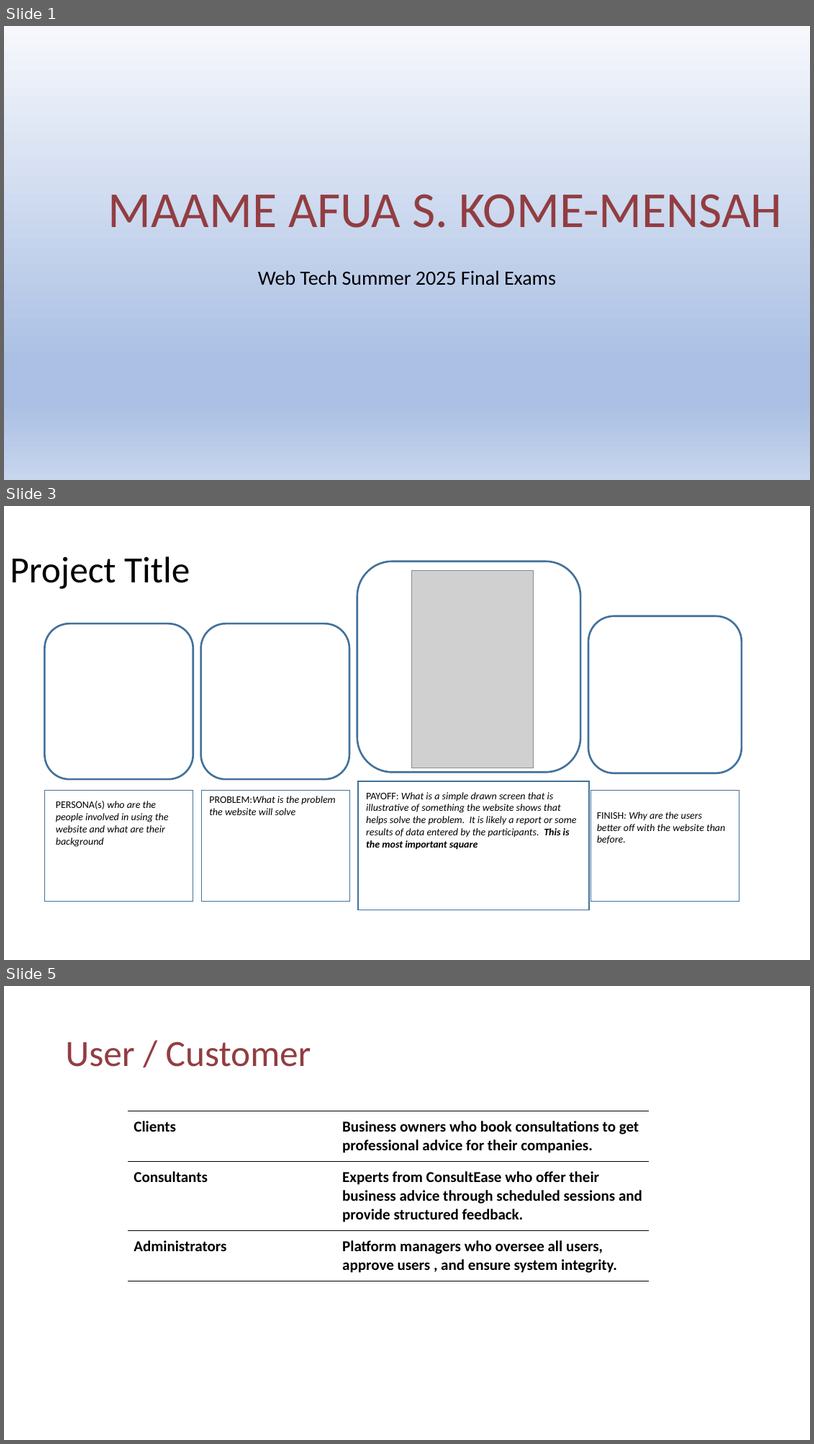
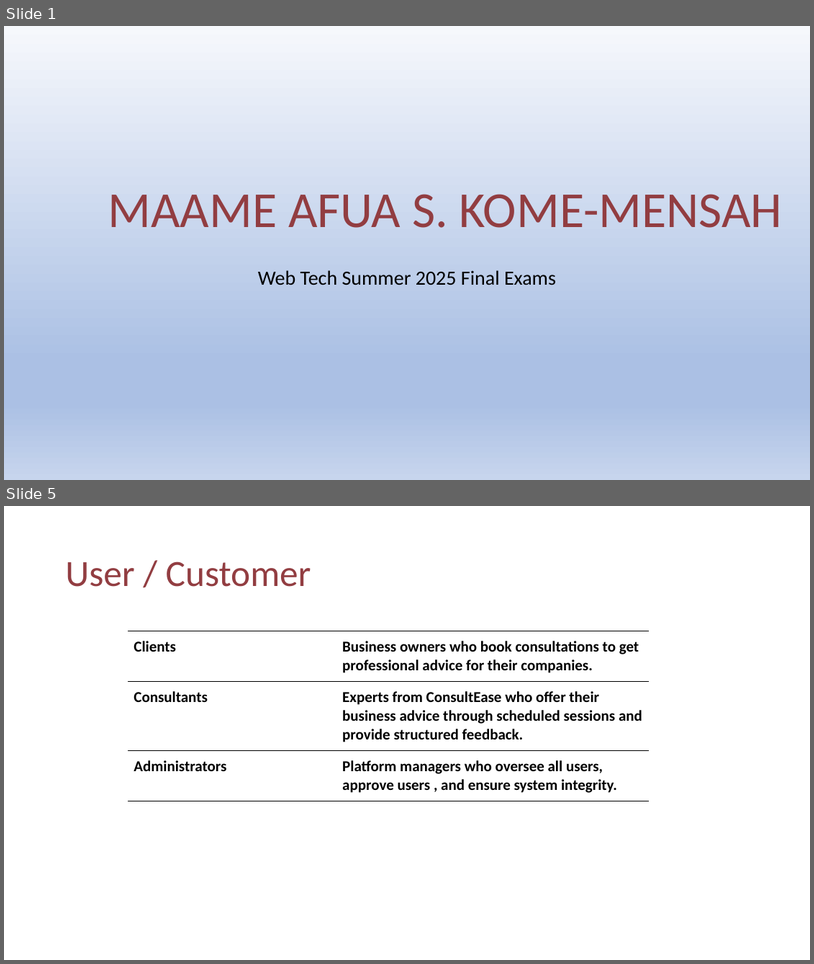
Before and after one commit to mkomemensah/FinalProject_WebTech_maame.kome-mensah, a slide deck: FInal_Project_Faming_Maame_KM.pptx. Shown one above the other, each under a label of ours: slides 1, 3 and 5 before the commit, slides 1 and 5 after it; the slides between them are not shown. The pictures are 814x1444 and 814x964 pixels, drawn with LibreOffice and Linux fonts; fonts in the diff are those of the drawing; grey boxes stand for pictures; background and template pictures are left out. Boxes give left, top, right and bottom in pixels: in the first picture for what was removed or moved away, otherwise in the second. Text is boxed around its words. In the diff, an @@ line names an element or a change of style, - is before the commit and + after.

```diff
--- a/FInal_Project_Faming_Maame_KM.pptx
+++ b/FInal_Project_Faming_Maame_KM.pptx
@@ slide 3 removed at (4,506,810,960), background #FFFFFF @@
@@ text removed at (10,556,190,589) @@
-Project Title
@@ rounded rectangle removed at (358,561,581,772) @@
@@ picture removed at (412,570,534,768) @@
@@ rounded rectangle removed at (44,623,193,779) @@
-ddd
@@ rounded rectangle removed at (201,623,350,779) @@
@@ rounded rectangle removed at (589,616,742,773) @@
@@ rectangle removed at (358,781,589,910) @@
@@ rectangle removed at (44,790,193,901) @@
@@ text removed at (56,800,169,847) @@
-PERSONA(s) who are the people involved in using the website and what are their background
@@ rectangle removed at (201,790,350,901) @@
@@ text removed at (209,795,335,815) @@
-PROBLEM:What is the problem the website will solve
@@ text removed at (366,792,576,849) @@
-PAYOFF: What is a simple drawn screen that is illustrative of something the website shows that helps solve the problem. It is likely a report or some results of data entered by the participants. This is the most important square
@@ rectangle removed at (592,790,741,901) @@
@@ text removed at (597,811,725,844) @@
-FINISH: Why are the users better off with the website than before.
```
Also in this commit, not shown: 3 slides changed, 1 slide added, 1 other slide removed, 4 other files.
